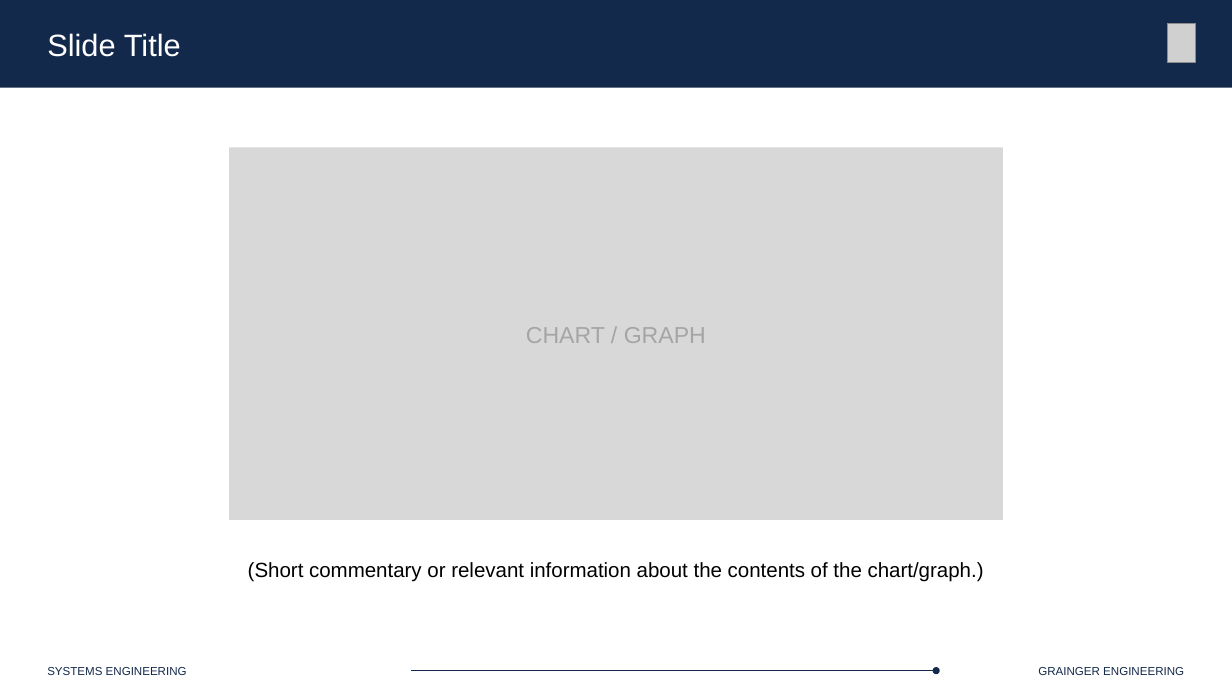
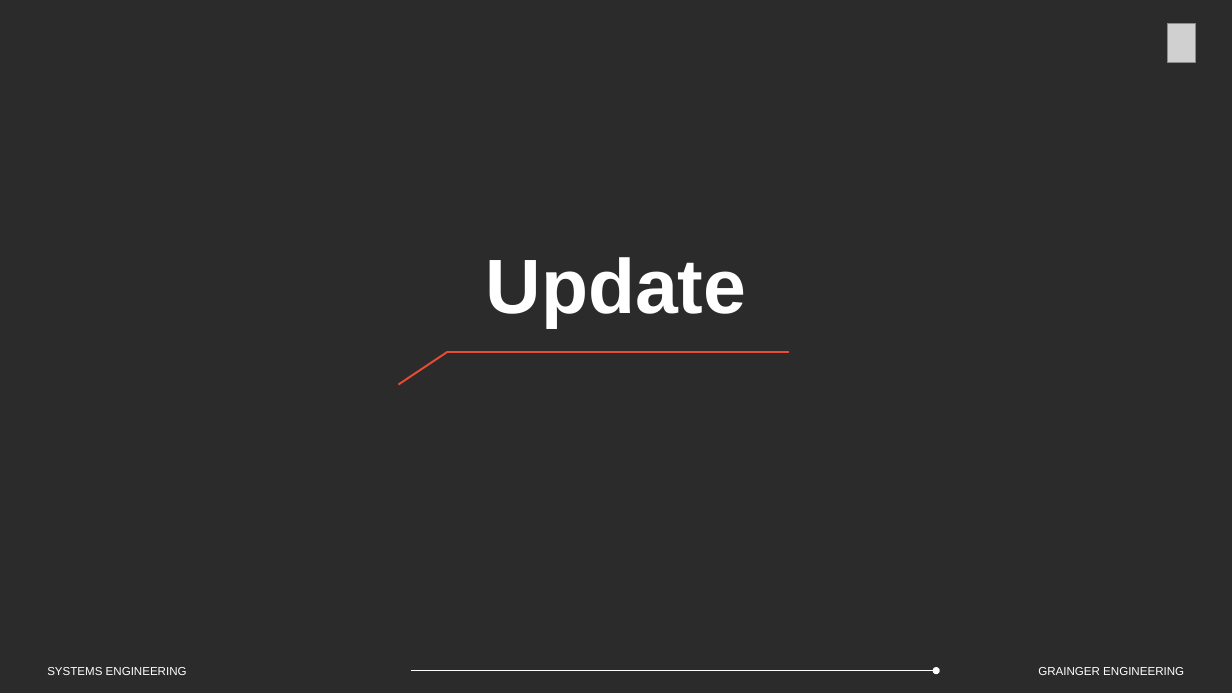
Before and after one commit to Marius-Juston/SE-423---Class-Material, a slide deck: slide 27 of Lectures/Slides/L20-21.pptx (slide 47 before the commit). Drawn at 1232x693 pixels with LibreOffice and Linux fonts; fonts in the diff are those of the drawing; grey boxes stand for pictures; background and template pictures are left out; a plain dark background stands for a picture behind light text. Boxes give left, top, right and bottom in pixels: in the first picture for what was removed or moved away, otherwise in the second. Text is boxed around its words. In the diff, an @@ line names an element or a change of style, - is before the commit and + after.

```diff
--- a/Lectures/Slides/L20-21.pptx
+++ b/Lectures/Slides/L20-21.pptx
@@ background #FFFFFF to picture (left out) @@
@@ rectangle removed at [0, 0, 1232, 88] @@
@@ text removed at [47, 33, 181, 57] @@
-Slide Title
@@ rectangle removed at [229, 147, 1004, 519] @@
@@ text added at [485, 257, 746, 328], 60 pt, text #FFFFFF, bold @@
+Update
@@ text removed at [526, 327, 706, 343] @@
-CHART / GRAPH
@@ line added from (398, 384) to (447, 352), #E84B36 1.5 pt @@
@@ line added from (447, 352) to (789, 352), #E84B36 1.5 pt @@
@@ text removed at [248, 562, 984, 582] @@
-(Short commentary or relevant information about the contents of the chart/graph.)
@@ text "SYSTEMS ENGINEERING" at [47, 667, 187, 675]: text colour #13294B to #FFFFFF @@
@@ line (933, 671) - (411, 671): stroke #13294B 0.75 pt to #FFFFFF 0.75 pt @@
@@ ellipse at [933, 667, 940, 675]: fill #13294B to #FFFFFF @@
@@ text "GRAINGER ENGINEERING" at [1038, 667, 1184, 675]: text colour #13294B to #FFFFFF @@
```
Also in this commit, not shown: 2 other slides changed, 16 slides added, 10 slides removed.
